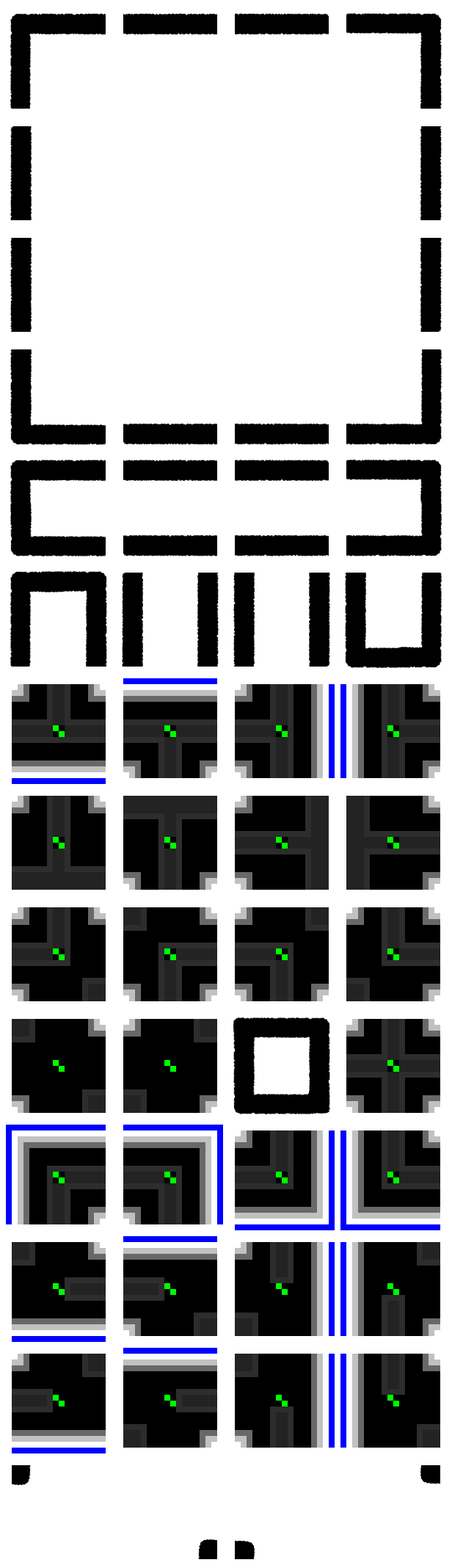
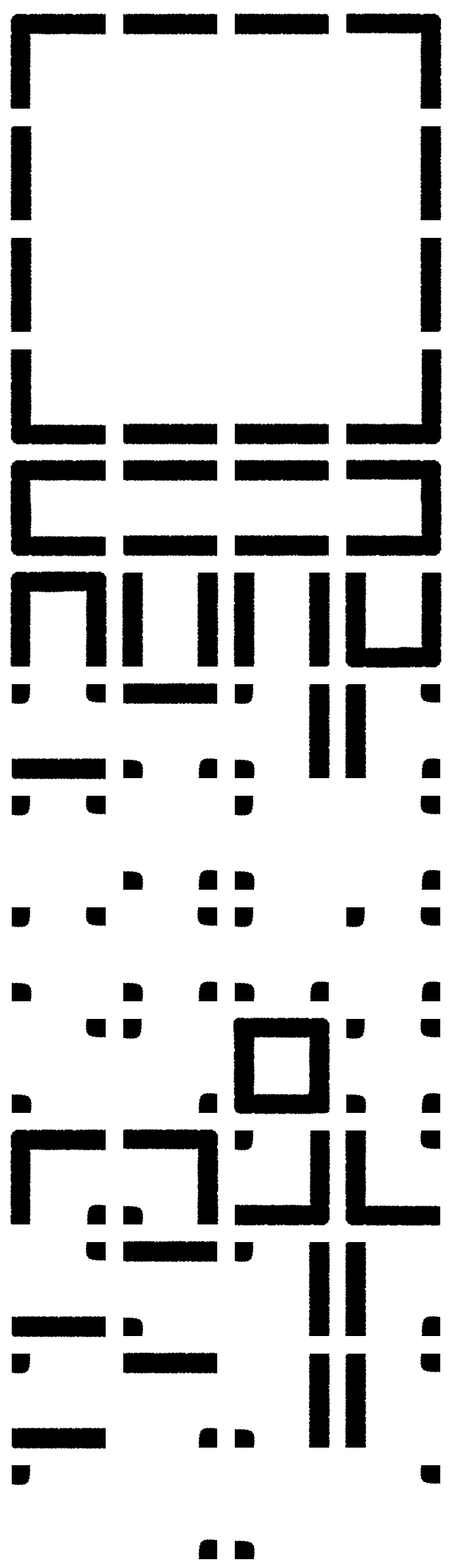
The second (452, 1568) image is a revision of the first. Changes to its layers:
painted on "Paint Layer 4" (in "Group 3") over [5, 678, 441, 1454]
renamed "Paint Layer 4" to "Paint Layer 5", painted on it over [5, 678, 441, 1454]
removed layer "Paint Layer 4" (3rd of 4, in "Group 3") from group "Group 3" over [11, 1409, 441, 1454]
"Group 2": opacity 100% → 51% over [5, 678, 441, 1454]
hid "Paint Layer 2 (pasted)" (2nd of 2, in "Group 2"), painted on it over [5, 678, 441, 1454]